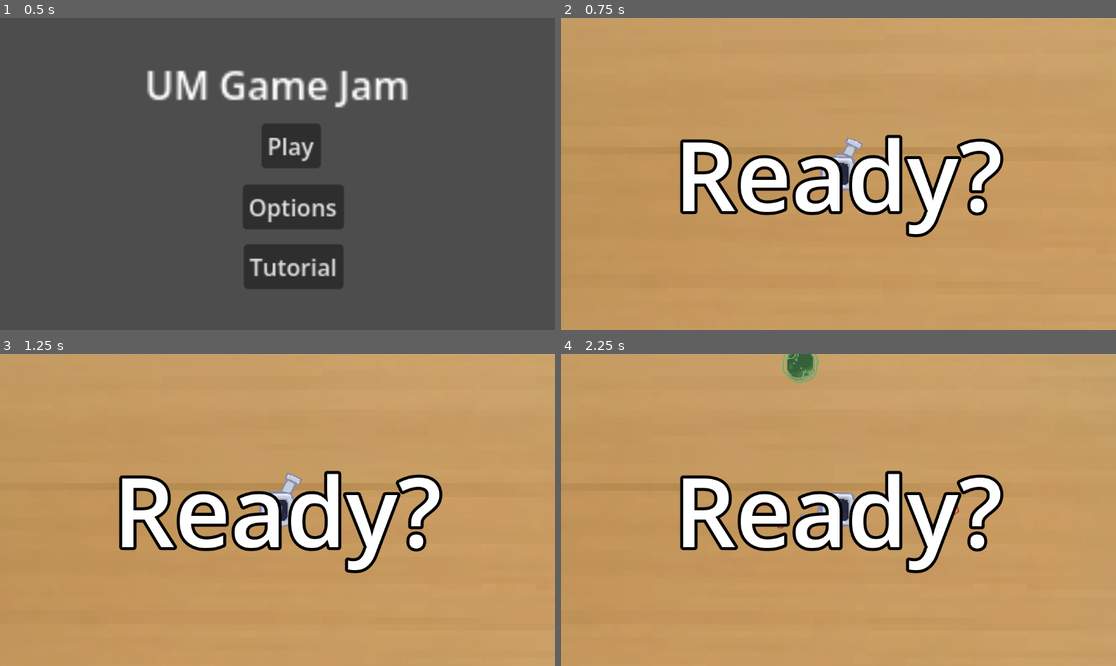
Above: before the commit, frames 1-4 (two rows, left to right).
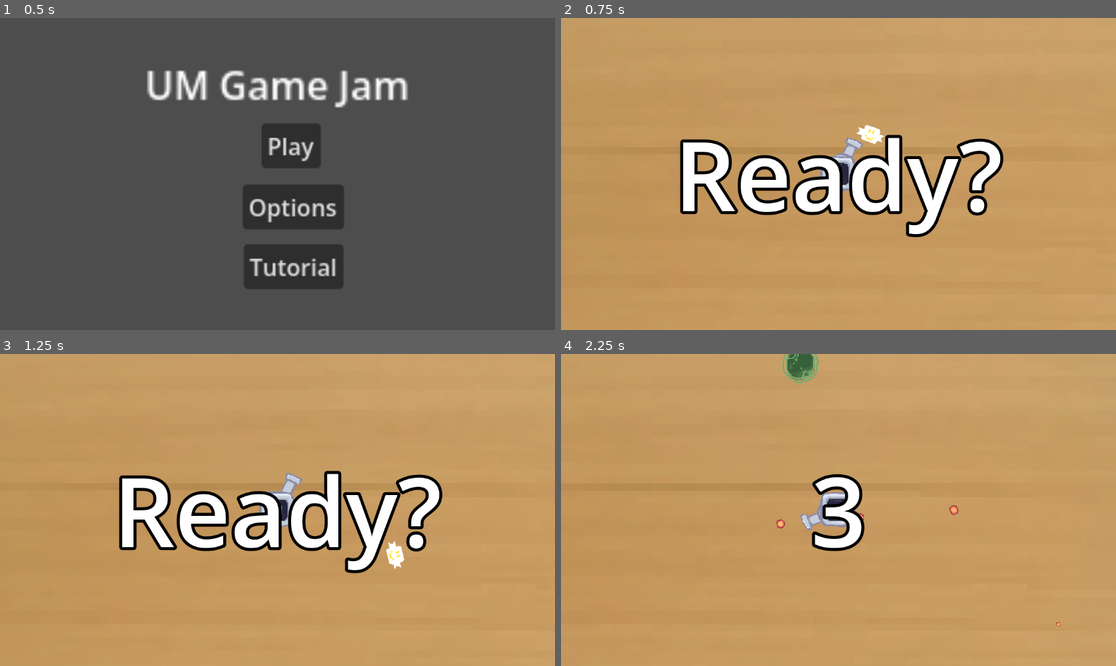
Above: after the commit, the same moments.

Repository: kaminaryu/um-gamejam
Game: Godot game, scene res://src/scenes/main_menu.tscn
Two runs of this game, one before a commit and one after it. Both use one fixed random seed, a clock stepped at 60 frames per second and the inputs below.
Inputs (mouse positions are in pixels of both pictures, inside the frame that each line leads up to):
- Up to frame 1 (0.5 s): no input
- Up to frame 2 (0.75 s): click "Play" at 0.5 s
- Up to frame 3 (1.25 s): no input
- Up to frame 4 (2.25 s): tap Enter at 1.25 s; move the mouse to (960, 494) at 1.27 s; press the mouse at (960, 494) at 1.28 s; hold D (move_right) 1.28-2 s; release the mouse at (960, 494) at 2 s; drag from (727, 525) to (810, 572) at 2.02 s

Frame 1 is identical in both runs. In frame 2, 0.2% of the frame differs, in the area x 53-59%, y 34-41%; in frame 3, 0.2%; in frame 4, 9.0%, in the area x 21-90%, y 37-88%.
Error before the commit: Parse Error: Used space character for indentation instead of tab as used before in the file. (res://src/mechanism/mechanism_handler.gd:38)

Commit message:
Fixed Buddy Bounce

Diff:
--- a/project.godot
+++ b/project.godot
@@ -121,6 +121,7 @@
 2d_physics/layer_2="Player"
 2d_physics/layer_3="Enemies"
 2d_physics/layer_4="Projectile"
+2d_physics/layer_5="Buddies"
 
 [rendering]
 
--- a/src/enemy/blue_enemy.tscn
+++ b/src/enemy/blue_enemy.tscn
@@ -46,7 +46,7 @@
 _enemy_name = "Blue Enemy"
 _health = 20
 _damage = 10
-_speed = 80.0
+_speed = 60.0
 
 [node name="Sprite2D" type="AnimatedSprite2D" parent="."]
 texture_filter = 1
--- a/src/enemy/red_enemy.tscn
+++ b/src/enemy/red_enemy.tscn
@@ -45,7 +45,7 @@
 _enemy_name = "Red Enemy"
 _health = 15
 _damage = 10
-_speed = 80.0
+_speed = 70.0
 
 [node name="Sprite2D" type="AnimatedSprite2D" parent="."]
 texture_filter = 1
--- a/src/enemy/split_enemy.tscn
+++ b/src/enemy/split_enemy.tscn
@@ -49,8 +49,8 @@
 script = ExtResource("1_pw2gi")
 _enemy_name = "Green Enemy"
 _health = 15
-_damage = 10
-_speed = 70.0
+_damage = 20
+_speed = 65.0
 
 [node name="Sprite2D" type="AnimatedSprite2D" parent="."]
 texture_filter = 1
--- a/src/enemy/yellow_enemy.tscn
+++ b/src/enemy/yellow_enemy.tscn
@@ -45,7 +45,7 @@
 _enemy_name = "Yellow Enemy"
 _health = 25
 _damage = 10
-_speed = 80.0
+_speed = 50.0
 
 [node name="Sprite2D" type="AnimatedSprite2D" parent="."]
 texture_filter = 1
--- a/src/mechanism/mechanism_handler.gd
+++ b/src/mechanism/mechanism_handler.gd
@@ -36,36 +36,36 @@
 
 
 func randomly_remove_mechanism() -> void :
-    var dice_roll: float = randf()
+	var dice_roll: float = randf()
 
-    # no remove necessary
-    if (dice_roll > percentage_to_lose_control) :
-        percentage_to_lose_control += lose_control_percentage_increment
-        percentage_to_lose_control = min(percentage_to_lose_control, 1)
+	# no remove necessary
+	if (dice_roll > percentage_to_lose_control) :
+		percentage_to_lose_control += lose_control_percentage_increment
+		percentage_to_lose_control = min(percentage_to_lose_control, 1)
 
-        print("Wave: Not Losing Control")
-        print("Wave: % to remove control is now ", percentage_to_lose_control)
-        return
+		print("Wave: Not Losing Control")
+		print("Wave: % to remove control is now ", percentage_to_lose_control)
+		return
 
 
-    # roll for buddy spawn (50% always)
-    dice_roll = randf()
+	# roll for buddy spawn (50% always)
+	dice_roll = randf()
 
-    if (dice_roll > 0.5) :
-        print("Spawning Buddy...")
-        $BuddyHandler.spawn_buddy()
-        return
+	if (dice_roll > 0.5) :
+		print("Spawning Buddy...")
+		$BuddyHandler.spawn_buddy()
+		return
 
 
-    # pick a control to remove randomly
-    var total_enabled_weight: float = calculate_total_enabled_weight()
+	# pick a control to remove randomly
+	var total_enabled_weight: float = calculate_total_enabled_weight()
 
-    # everything disabled lol
-    if (total_enabled_weight == 0.0) :
-        return
+	# everything disabled lol
+	if (total_enabled_weight == 0.0) :
+		return
 
-    var weighted_roll: float = randf() * total_enabled_weight
-    select_control_randomly(weighted_roll)
+	var weighted_roll: float = randf() * total_enabled_weight
+	select_control_randomly(weighted_roll)
 
 
 func calculate_total_enabled_weight() -> float :
--- a/src/mechanism/shooting/bullet.gd
+++ b/src/mechanism/shooting/bullet.gd
@@ -25,7 +25,7 @@
 		if collider.has_node("DamageableComponent"):
 			var component = collider.get_node("DamageableComponent")
 			collider.take_damage(damage)
-			component.handle_hit(velocity) # Visual/Nudge logic
+			component.handle_hit(velocity) # Visual/Nudge logicd
 
 		velocity = velocity.bounce(normal)
-		global_position += normal * 2.0 # Clears the hitbox
+		global_position += normal * 3.0 # Clears the hitbox
--- a/src/player/buddy.gd
+++ b/src/player/buddy.gd
@@ -10,49 +10,49 @@
 var shooting_rotation: float
 
 func _ready() -> void :
-    moving_direction = randf_range(-PI, PI)
-    init_shooting()
+	moving_direction = randf_range(-PI, PI)
+	init_shooting()
 
 
 func _process(delta: float) -> void :
-    shooting_rotation += delta * ROT_SPEED
-    $Sprite2D.rotation = shooting_rotation
+	shooting_rotation += delta * ROT_SPEED
+	$Sprite2D.rotation = shooting_rotation
 
 
 func _physics_process(delta: float) -> void:
-    velocity = Vector2.RIGHT.rotated(moving_direction) * SPEED
-    var collision = move_and_collide(velocity * delta)
+	velocity = Vector2.RIGHT.rotated(moving_direction) * SPEED
 
-    if collision:
-        var collider = collision.get_collider()
-        var normal = collision.get_normal()
+	var collision = move_and_collide(velocity * delta)
 
-        velocity = velocity.bounce(normal)
-        global_position += normal * 2.0 # Clears the hitbox
+	if collision:
+		var normal = collision.get_normal()
+		var bounced_velocity = velocity.bounce(normal)
+		moving_direction = bounced_velocity.angle()
+		global_position += normal * 3.0
 
 
 func init_shooting() -> void :
-    var random_time = randf_range(1.0, 2.5)
-    $ShootingDelay.start(random_time)
+	var random_time = randf_range(1.0, 2.5)
+	$ShootingDelay.start(random_time)
 
 
 func _on_shooting_delay_timeout() -> void:
-    # front
-    var bullet := BULLET_SCENE.instantiate()
-    bullet.global_position = global_position
-    bullet.rotation = shooting_rotation
-    bullet.scale = Vector2(0.5, 0.5)
+	# front
+	var bullet := BULLET_SCENE.instantiate()
+	bullet.global_position = global_position
+	bullet.rotation = shooting_rotation
+	bullet.scale = Vector2(0.5, 0.5)
 
-    # offset the bullet so it doesnt clip with the player
-    bullet.global_position += Vector2.RIGHT.rotated(shooting_rotation) * BUDDY_SIZE * 1.75
-    get_tree().root.add_child(bullet)
+	# offset the bullet so it doesnt clip with the player
+	bullet.global_position += Vector2.RIGHT.rotated(shooting_rotation) * BUDDY_SIZE * 1.75
+	get_tree().root.add_child(bullet)
 
-    # behind
-    var bullet_behind := BULLET_SCENE.instantiate()
-    bullet_behind.global_position = global_position
-    bullet_behind.rotation = shooting_rotation + PI
-    bullet_behind.scale = Vector2(0.5, 0.5)
+	# behind
+	var bullet_behind := BULLET_SCENE.instantiate()
+	bullet_behind.global_position = global_position
+	bullet_behind.rotation = shooting_rotation + PI
+	bullet_behind.scale = Vector2(0.5, 0.5)
 
-    # offset the bullet so it doesnt clip with the player
-    bullet_behind.global_position += Vector2.RIGHT.rotated(shooting_rotation + PI) * BUDDY_SIZE * 1.75
-    get_tree().root.add_child(bullet_behind)
+	# offset the bullet so it doesnt clip with the player
+	bullet_behind.global_position += Vector2.RIGHT.rotated(shooting_rotation + PI) * BUDDY_SIZE * 1.75
+	get_tree().root.add_child(bullet_behind)
--- a/src/player/buddy.tscn
+++ b/src/player/buddy.tscn
@@ -8,6 +8,7 @@
 
 [node name="Buddy" type="CharacterBody2D" groups=["Entities"]]
 scale = Vector2(2, 2)
+collision_layer = 16
 script = ExtResource("1_c1ini")
 
 [node name="Sprite2D" type="Sprite2D" parent="."]
--- a/src/scenes/label.gd
+++ b/src/scenes/label.gd
@@ -4,7 +4,7 @@
 func _ready() -> void:
 	# 1. Reset the wave logic via the Autoload
 	WaveHandler.reset()
-	await get_tree().create_timer(2.0).timeout
+	await get_tree().create_timer(1.0).timeout
 	# 2. Start the countdown sequence
 	run_countdown()
 
--- a/src/scenes/main.tscn
+++ b/src/scenes/main.tscn
@@ -1,9 +1,10 @@
-[gd_scene load_steps=6 format=3 uid="uid://ciklhrf8s1q5f"]
+[gd_scene load_steps=7 format=3 uid="uid://ciklhrf8s1q5f"]
 
 [ext_resource type="Texture2D" uid="uid://cy7aus3c4hx1y" path="res://assets/background.png" id="1_32aa5"]
 [ext_resource type="PackedScene" uid="uid://c8qw7ykpxrqo0" path="res://src/player/player.tscn" id="1_kkvs4"]
 [ext_resource type="Script" uid="uid://cs7sfdx31skay" path="res://src/enemy/enemy_spawner/enemy_spawner.gd" id="3_2lg1k"]
 [ext_resource type="Script" uid="uid://dgf1y4mtvsmce" path="res://src/scenes/label.gd" id="4_5dlwx"]
+[ext_resource type="PackedScene" uid="uid://dp6mvmxqmwlf4" path="res://src/player/buddy.tscn" id="5_o81g6"]
 
 [sub_resource type="LabelSettings" id="LabelSettings_5dlwx"]
 font_size = 200
@@ -48,3 +49,6 @@
 horizontal_alignment = 1
 vertical_alignment = 1
 script = ExtResource("4_5dlwx")
+
+[node name="Buddy" parent="." instance=ExtResource("5_o81g6")]
+position = Vector2(7, -132)
Not shown: 1 places in src/player/buddy_handler.tscn that only renumber resources
